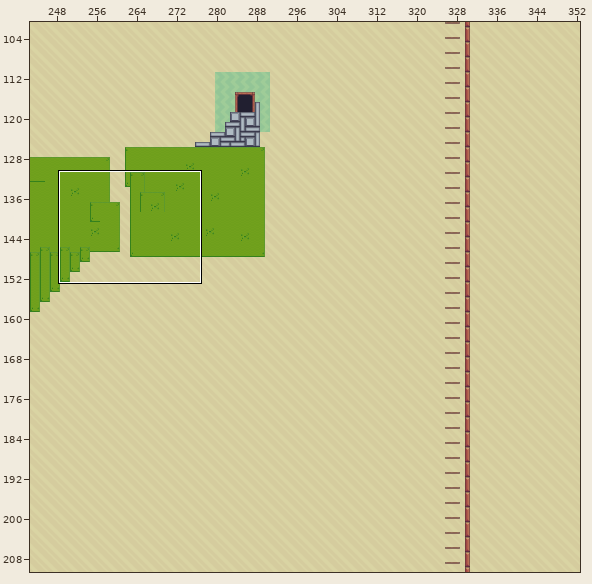
One commit to this Tiled map: Apunts uni/- Pau-Pau -/GameDevelopment-master/GameDevelopment-master/Handouts/Dev04_Handout/Game/maps/Level1.tmx. The picture above shows the old version from afar; the outline marks the close-up.
Close-up. Before:
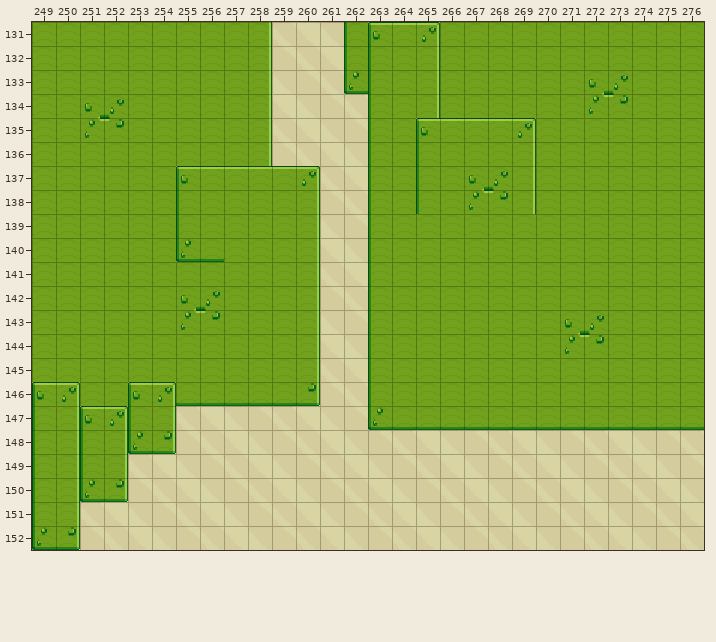
Cells are 16x16 px. Shown: x 249..276, y 131..152. The commit also changed other parts of the map, which this record leaves out.
After:
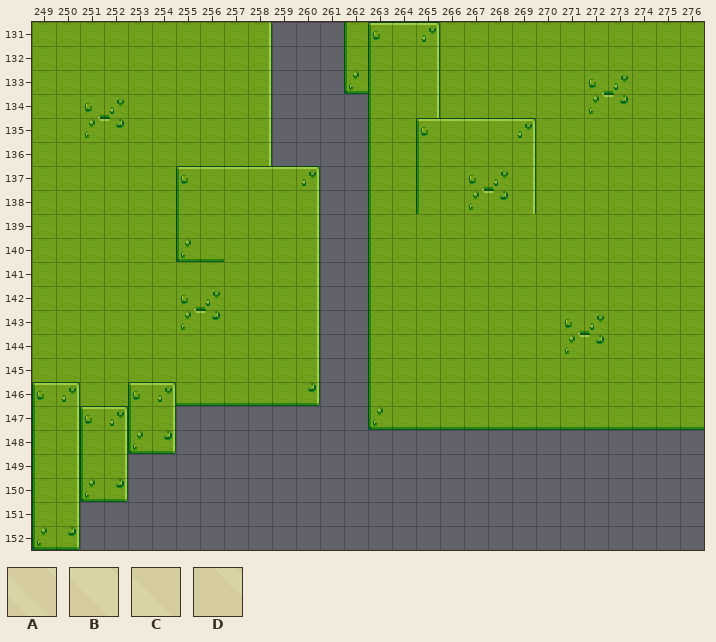
Key: from "Background_Yellow": A 0, B 1, C 2, D 3.
_ is an empty cell.
Tiles replaced or removed in this view: A, B, C, D.
Edits made:
Changed rows in their new state; . is an unchanged cell.
Layer "Fondo" (now hidden):
first column x 251:
131 ........___...............
132 ........___...............
133 ........___...............
134 ........____..............
135 ........____..............
136 ........____..............
137 ..........__..............
138 ..........__..............
139 ..........__..............
140 ..........__..............
141 ..........__..............
142 ..........__..............
143 ..........__..............
144 ..........__..............
145 ..........__..............
146 ..........__..............
147 ....________..............
148 ....______________________
149 ..________________________
150 ..________________________
151 __________________________
152 __________________________
